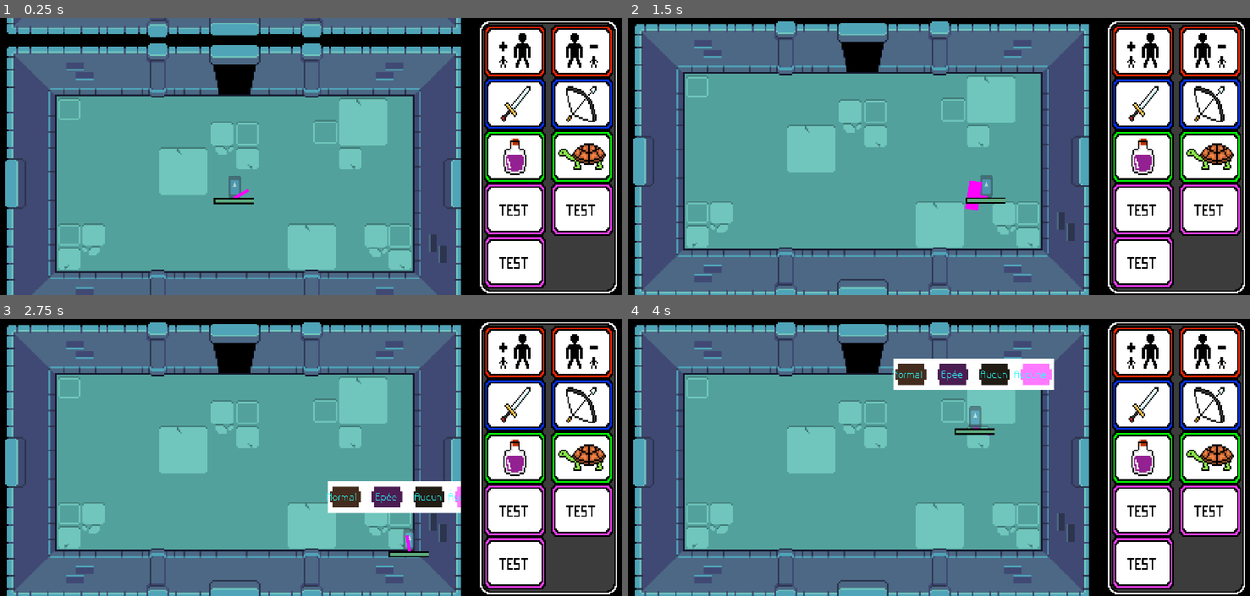
Above: before the commit, frames 1-4 (two rows, left to right).
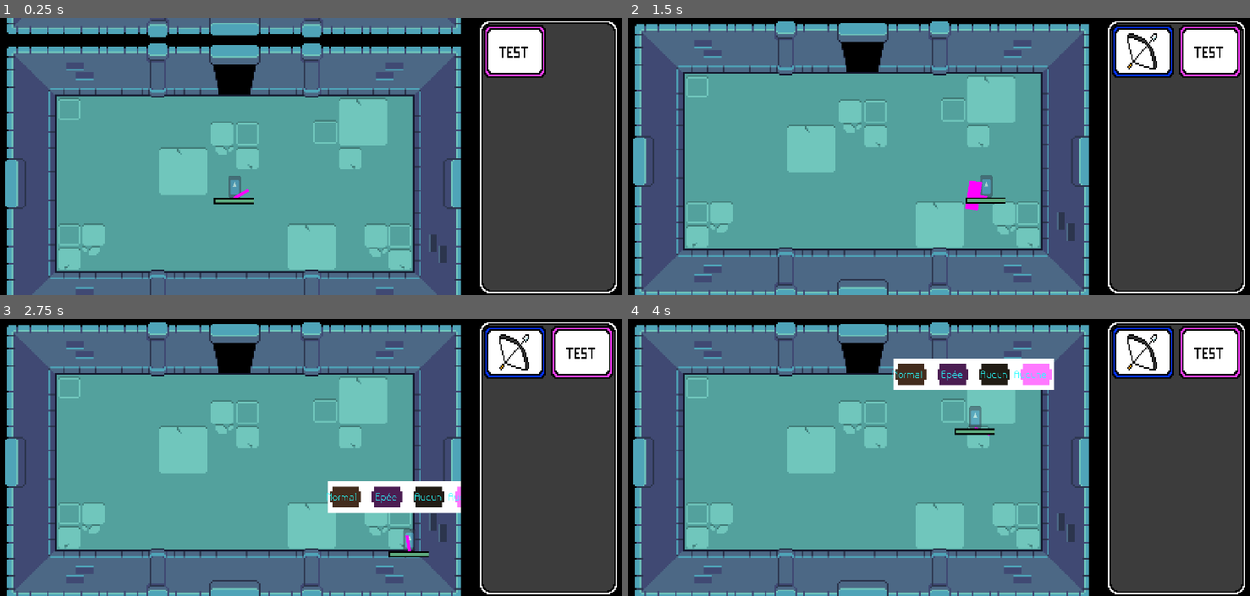
Above: after the commit, the same moments.

Repository: Lmorder2/Game-Jam---Max-Pierre-Arthur-Thomas
Game: Godot game, scene res://world.tscn
The game is run twice, just before and just after one commit, with the same random seed, the same clock (stepped at 60 frames per second) and the same inputs. The engine's default icon, where the game draws it, is replaced by a stand-in: a white triangle on a blue panel in a dark square.
Inputs (mouse positions are in pixels of both pictures, inside the frame that each line leads up to):
- Up to frame 1 (0.25 s): no input
- Up to frame 2 (1.5 s): move the mouse to (1094, 142) at 0.52 s; hold Right (ui_right) 0.53-1.28 s; hold Alt (alt) 0.53-1.28 s; move the mouse to (808, 170) at 1.27 s; hold Down (ui_down) from 1.28 s (still down); click (808, 170) at 1.35 s
- Up to frame 3 (2.75 s): tap Alt (alt) at 1.55 s; move the mouse to (385, 396) at 2.02 s; release Down (ui_down) at 2.03 s; hold Right (ui_right) from 2.03 s (still down); hold Alt (alt) from 2.03 s (still down)
- Up to frame 4 (4 s): move the mouse to (907, 512) at 2.77 s; release Right (ui_right) at 2.78 s; release Alt (alt) at 2.78 s; hold Up (ui_up) 2.78-3.53 s; tap Alt (alt) at 2.85 s; move the mouse to (1150, 499) at 3.52 s; hold Left (ui_left) from 3.53 s (still down); hold Alt (alt) from 3.53 s (still down); click (1150, 499) at 3.6 s

The runs differ from the first frame. In frame 1, 15% of the frame differs, in the area x 77-99%, y 2-98%; in frame 2, 14%; in frame 3, 14%; in frame 4, 14%.

Commit message:
fin des mobs (ça marche enfin putaiiinnnn) et commit avant le file management histoire de pas tout perdre si je fais de la merde

Diff:
--- a/mob.gd
+++ b/mob.gd
@@ -43,3 +43,7 @@
 	if(player):
 		$WeaponsSword.activate_sword_attack()
 		$WeaponsBow.activate_sword_attack()
+
+
+func attack(player):
+	player.get_node("HealthManager").take_damage(5)
--- a/mob.tscn
+++ b/mob.tscn
@@ -356,11 +356,14 @@
 effect_manager = NodePath("../EffectManager")
 
 [node name="WeaponsSword" parent="." instance=ExtResource("3_ubaqv")]
+visibility_layer = 2
 scale = Vector2(3, 3)
-collision_mask = 1
+collision_mask = 2
 
 [node name="WeaponsBow" parent="." instance=ExtResource("5_gfurk")]
+visibility_layer = 2
 scale = Vector2(3, 3)
+collision_mask = 2
 
 [node name="EffectManager" parent="." node_paths=PackedStringArray("sprite", "collisionPolygon", "sword", "bow", "healthManager") instance=ExtResource("6_ieysi")]
 sprite = NodePath("../AnimatedSprite2D")
--- a/player.gd
+++ b/player.gd
@@ -7,7 +7,7 @@
 #@onready var animated_sprite_2d: AnimatedSprite2D = $AnimatedSprite2D
 #mouvement
 func _physics_process(delta: float) -> void:
-	var input = Input.get_vector("ui_left", "ui_right", "ui_up", "ui_down")
+	var input = Input.get_vector("left", "right", "up", "down")
 	if input.length() > 0:
 	#	animated_sprite_2d.play("run")
 		velocity = velocity.move_toward(input * MAX_SPEED, ACCELERATION * delta)
--- a/project.godot
+++ b/project.godot
@@ -68,6 +68,30 @@
 "events": [Object(InputEventKey,"resource_local_to_scene":false,"resource_name":"","device":-1,"window_id":0,"alt_press …(192 unchanged characters)…
 ]
 }
+up={
+"deadzone": 0.2,
+"events": [Object(InputEventKey,"resource_local_to_scene":false,"resource_name":"","device":-1,"window_id":0,"alt_pressed":false,"shift_pressed":false,"ctrl_pressed":false,"meta_pressed":false,"pressed":false,"keycode":0,"physical_keycode":4194320,"key_label":0,"unicode":0,"location":0,"echo":false,"script":null)
+, Object(InputEventKey,"resource_local_to_scene":false,"resource_name":"","device":-1,"window_id":0,"alt_pressed":false,"shift_pressed":false,"ctrl_pressed":false,"meta_pressed":false,"pressed":false,"keycode":0,"physical_keycode":87,"key_label":0,"unicode":122,"location":0,"echo":false,"script":null)
+]
+}
+down={
+"deadzone": 0.2,
+"events": [Object(InputEventKey,"resource_local_to_scene":false,"resource_name":"","device":-1,"window_id":0,"alt_pressed":false,"shift_pressed":false,"ctrl_pressed":false,"meta_pressed":false,"pressed":false,"keycode":0,"physical_keycode":83,"key_label":0,"unicode":115,"location":0,"echo":false,"script":null)
+, Object(InputEventKey,"resource_local_to_scene":false,"resource_name":"","device":-1,"window_id":0,"alt_pressed":false,"shift_pressed":false,"ctrl_pressed":false,"meta_pressed":false,"pressed":false,"keycode":0,"physical_keycode":4194322,"key_label":0,"unicode":0,"location":0,"echo":false,"script":null)
+]
+}
+left={
+"deadzone": 0.2,
+"events": [Object(InputEventKey,"resource_local_to_scene":false,"resource_name":"","device":-1,"window_id":0,"alt_pressed":false,"shift_pressed":false,"ctrl_pressed":false,"meta_pressed":false,"pressed":false,"keycode":0,"physical_keycode":65,"key_label":0,"unicode":113,"location":0,"echo":false,"script":null)
+, Object(InputEventKey,"resource_local_to_scene":false,"resource_name":"","device":-1,"window_id":0,"alt_pressed":false,"shift_pressed":false,"ctrl_pressed":false,"meta_pressed":false,"pressed":false,"keycode":0,"physical_keycode":4194319,"key_label":0,"unicode":0,"location":0,"echo":false,"script":null)
+]
+}
+right={
+"deadzone": 0.2,
+"events": [Object(InputEventKey,"resource_local_to_scene":false,"resource_name":"","device":-1,"window_id":0,"alt_pressed":false,"shift_pressed":false,"ctrl_pressed":false,"meta_pressed":false,"pressed":false,"keycode":0,"physical_keycode":68,"key_label":0,"unicode":100,"location":0,"echo":false,"script":null)
+, Object(InputEventKey,"resource_local_to_scene":false,"resource_name":"","device":-1,"window_id":0,"alt_pressed":false,"shift_pressed":false,"ctrl_pressed":false,"meta_pressed":false,"pressed":false,"keycode":0,"physical_keycode":4194321,"key_label":0,"unicode":0,"location":0,"echo":false,"script":null)
+]
+}
 
 [layer_names]
 
--- /dev/null
+++ b/scenes/grid_container.gd
@@ -0,0 +1,16 @@
+extends GridContainer
+
+func _ready() -> void:
+	$Case1.hide()
+	$Case2.hide()
+	$Case3.hide()
+	$Case4.hide()
+	$Case5.hide()
+	$Case6.hide()
+	$Case7.hide()
+	$Case8.hide()
+	$Case9.show()
+
+func _process(delta: float) -> void:
+	if(Input.is_action_just_pressed("alt")):
+		$Case4.show()
--- a/scenes/hud.tscn
+++ b/scenes/hud.tscn
@@ -1,9 +1,10 @@
-[gd_scene load_steps=11 format=3 uid="uid://cu2dl4vtewxwg"]
+[gd_scene load_steps=12 format=3 uid="uid://cu2dl4vtewxwg"]
 
 [ext_resource type="Texture2D" uid="uid://caj4xrea1i5cc" path="res://fond.png" id="1_0i1j5"]
 [ext_resource type="PackedScene" uid="uid://b6roqvdffbw0i" path="res://scenes/case_hud.tscn" id="1_5ysmq"]
 [ext_resource type="Texture2D" uid="uid://c01nxx660bj7k" path="res://background.png" id="1_mphia"]
 [ext_resource type="Texture2D" uid="uid://dlj01st3g4206" path="res://word_grow.png" id="2_5pdws"]
+[ext_resource type="Script" uid="uid://d3yr6c18gnyvw" path="res://scenes/grid_container.gd" id="3_0m4u7"]
 [ext_resource type="Texture2D" uid="uid://yrtianmkcj6j" path="res://word_shrink.png" id="3_hd3ao"]
 [ext_resource type="Texture2D" uid="uid://b4iqgqprkh55p" path="res://word_sword.png" id="4_0i1j5"]
 [ext_resource type="Texture2D" uid="uid://dl7qm3ml6v6q3" path="res://word_bow.png" id="5_mphia"]
@@ -54,6 +55,7 @@
 scale = Vector2(1, 1.046)
 theme_override_constants/v_separation = 0
 columns = 2
+script = ExtResource("3_0m4u7")
 
 [node name="Case1" parent="TextureRect/GridContainer" instance=ExtResource("1_5ysmq")]
 custom_minimum_size = Vector2(45, 37)
--- a/weapons.gd
+++ b/weapons.gd
@@ -20,13 +20,16 @@
 			activate_sword_attack()
 		look_at(get_global_mouse_position())
 
-func look_at_target(target):
-	look_at(target)
+func look_at_target(target: Vector2) -> void:
+	var target_angle = (target - global_position).angle()
+	rotation = lerp_angle(rotation, target_angle, 0.06)  # 0.1 = vitesse de rotation
+
 
 func activate_sword_attack():
 	monitoring = true
 	$Sprite2D.visible = true
 	await get_tree().create_timer(attack_duration).timeout
+
 
 	monitoring = false
 	$Sprite2D.visible = false
Not shown, added: scenes/grid_container.gd.uid
